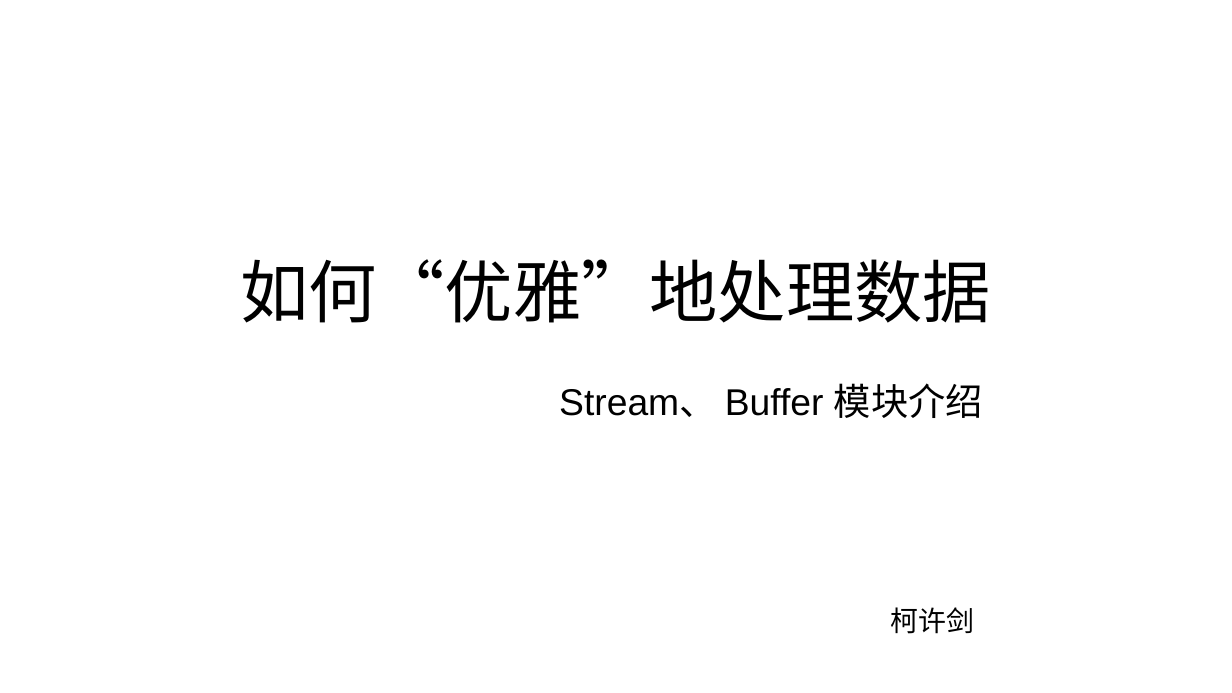
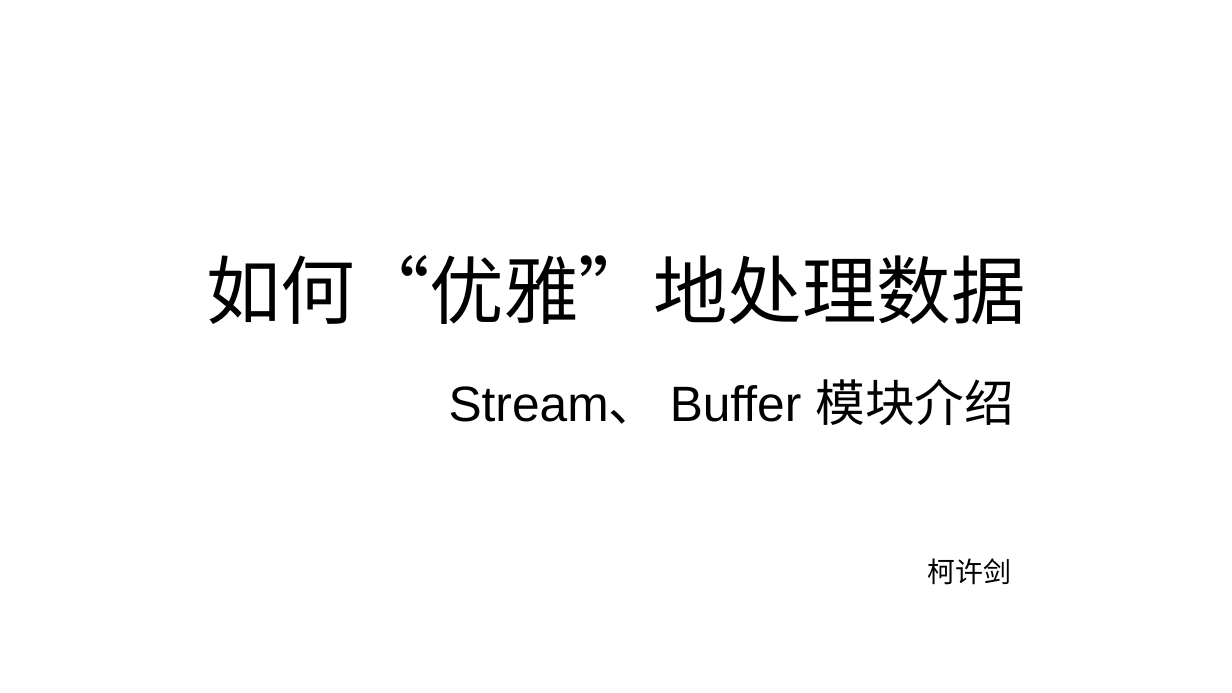
Before and after one commit to KEXUJIAN/stream-demo, a slide deck: slide 1 of stream.ppt. Drawn at 1232x693 pixels with LibreOffice and Linux fonts; fonts in the diff are those of the drawing. Boxes give left, top, right and bottom in pixels: in the first picture for what was removed or moved away, otherwise in the second. Text is boxed around its words. In the diff, an @@ line names an element or a change of style, - is before the commit and + after.

```diff
--- a/stream.ppt
+++ b/stream.ppt
@@ text "如何“优雅”地处理数据": place and size @@
-text "如何“优雅”地处理数据" at <box>240,259,991,323</box>
+text "如何“优雅”地处理数据" at <box>206,255,1025,324</box>
@@ text "如何“优雅”地处理数据" at <box>206,255,1025,324</box>: size 44 to 48 pt @@
@@ text "Stream、 Buffer 模块介绍": place and size @@
-text "Stream、 Buffer 模块介绍" at <box>559,383,983,418</box>
+text "Stream、 Buffer 模块介绍" at <box>449,379,1014,425</box>
@@ text "Stream、 Buffer 模块介绍" at <box>449,379,1014,425</box>: size 24 to 32 pt @@
@@ text "柯许剑": place and size @@
-text "柯许剑" at <box>891,607,975,634</box>
+text "柯许剑" at <box>928,558,1012,585</box>
```
Also in this commit, not shown: 15 other slides changed, 4 slides added, 2 slides removed, 3 other files.
